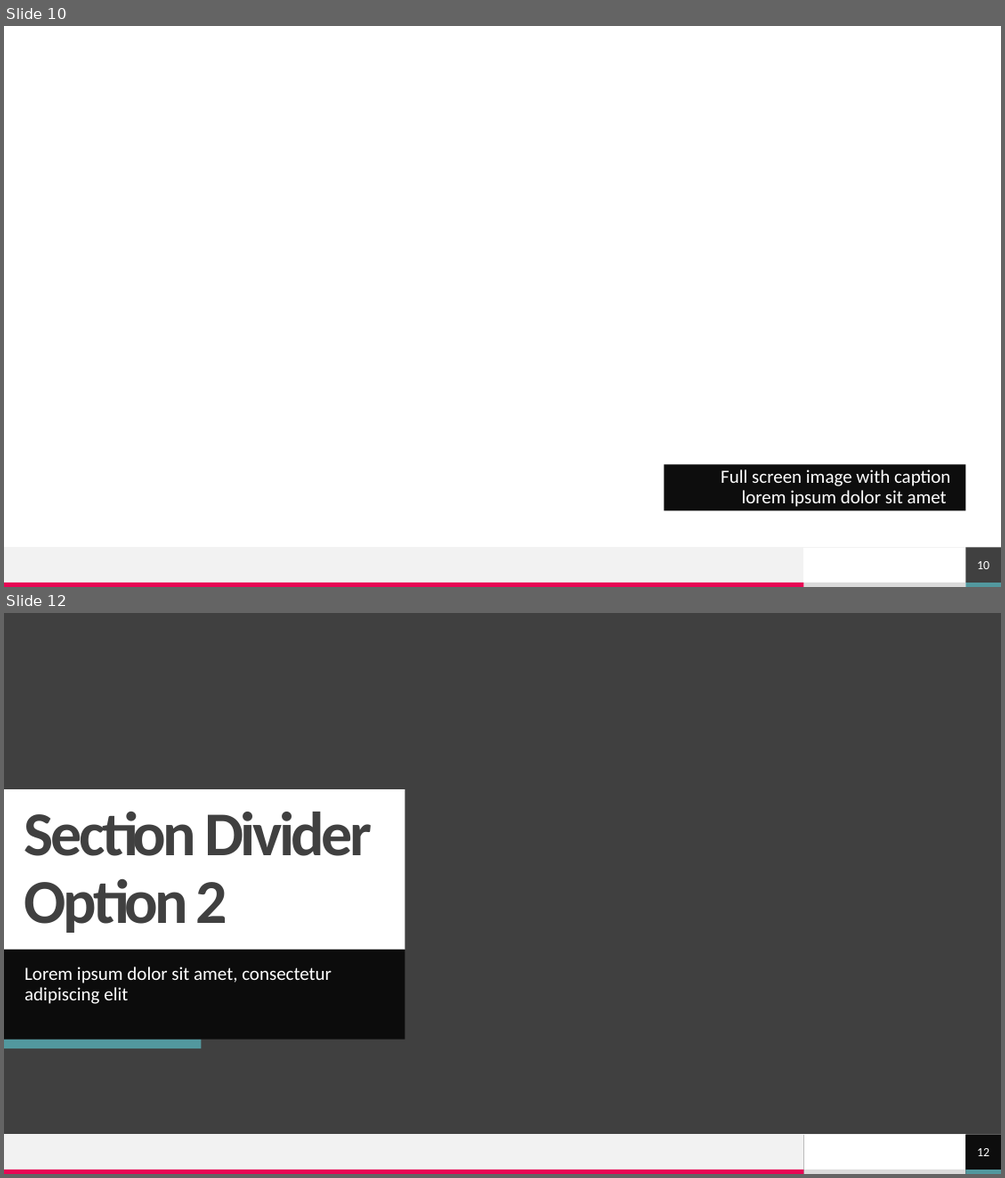
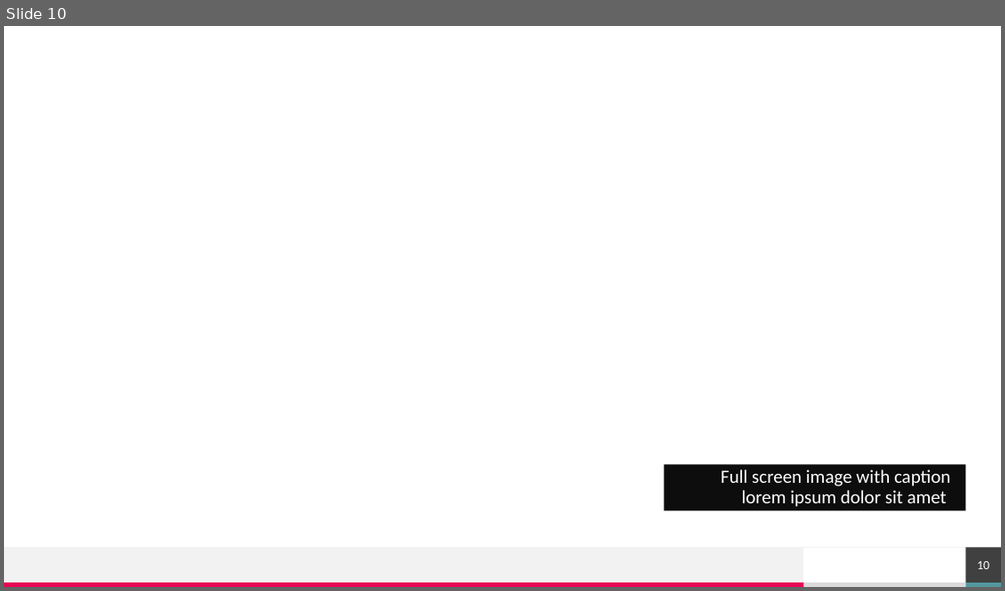
Before and after one commit to shadmehr/EmptyPython, a slide deck: How to build a team.pptx. Shown one above the other, each under a label of ours: slides 10 and 12 before the commit, slide 10 after it; the slides between them are not shown. The pictures are 1005x1178 and 1005x591 pixels, drawn with LibreOffice and Linux fonts; fonts in the diff are those of the drawing; background and template pictures are left out. Boxes give left, top, right and bottom in pixels: in the first picture for what was removed or moved away, otherwise in the second. Text is boxed around its words. In the diff, an @@ line names an element or a change of style, - is before the commit and + after.

```diff
--- a/How to build a team.pptx
+++ b/How to build a team.pptx
@@ slide 12 removed at [4, 613, 1001, 1174], background #404040; not listed: 5 template elements that a slide beside it also shows @@
@@ title removed at [4, 789, 404, 949] @@
-Section Divider Option 2
@@ text removed at [4, 949, 404, 1039] @@
-Lorem ipsum dolor sit amet, consectetur adipiscing elit
@@ rectangle removed at [4, 1039, 202, 1049] @@
@@ rectangle removed at [804, 1135, 966, 1169] @@
@@ page number removed at [966, 1135, 1001, 1169] @@
-12
```
Also in this commit, not shown: 1 slide changed, 1 other slide removed.
